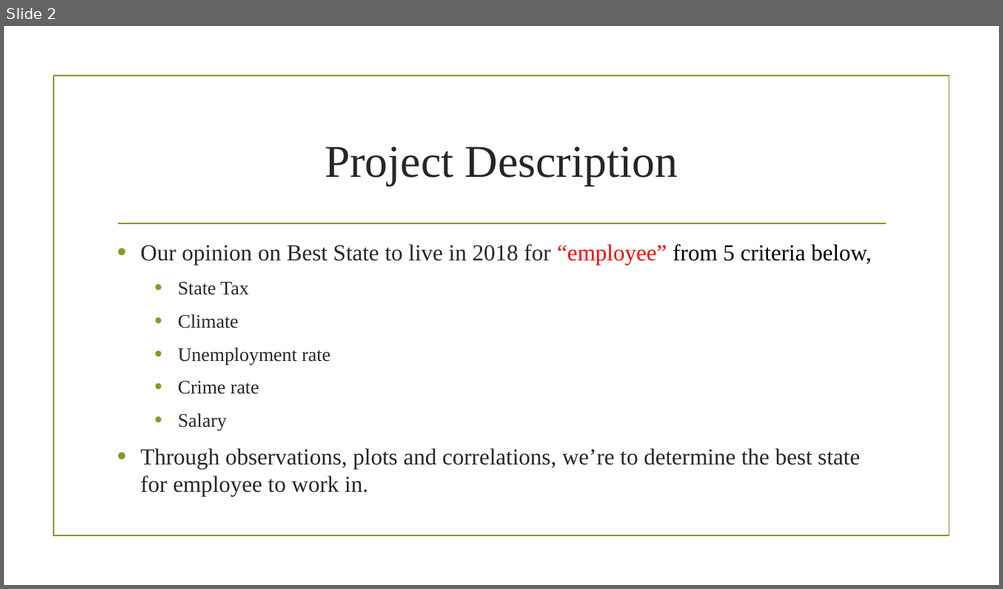
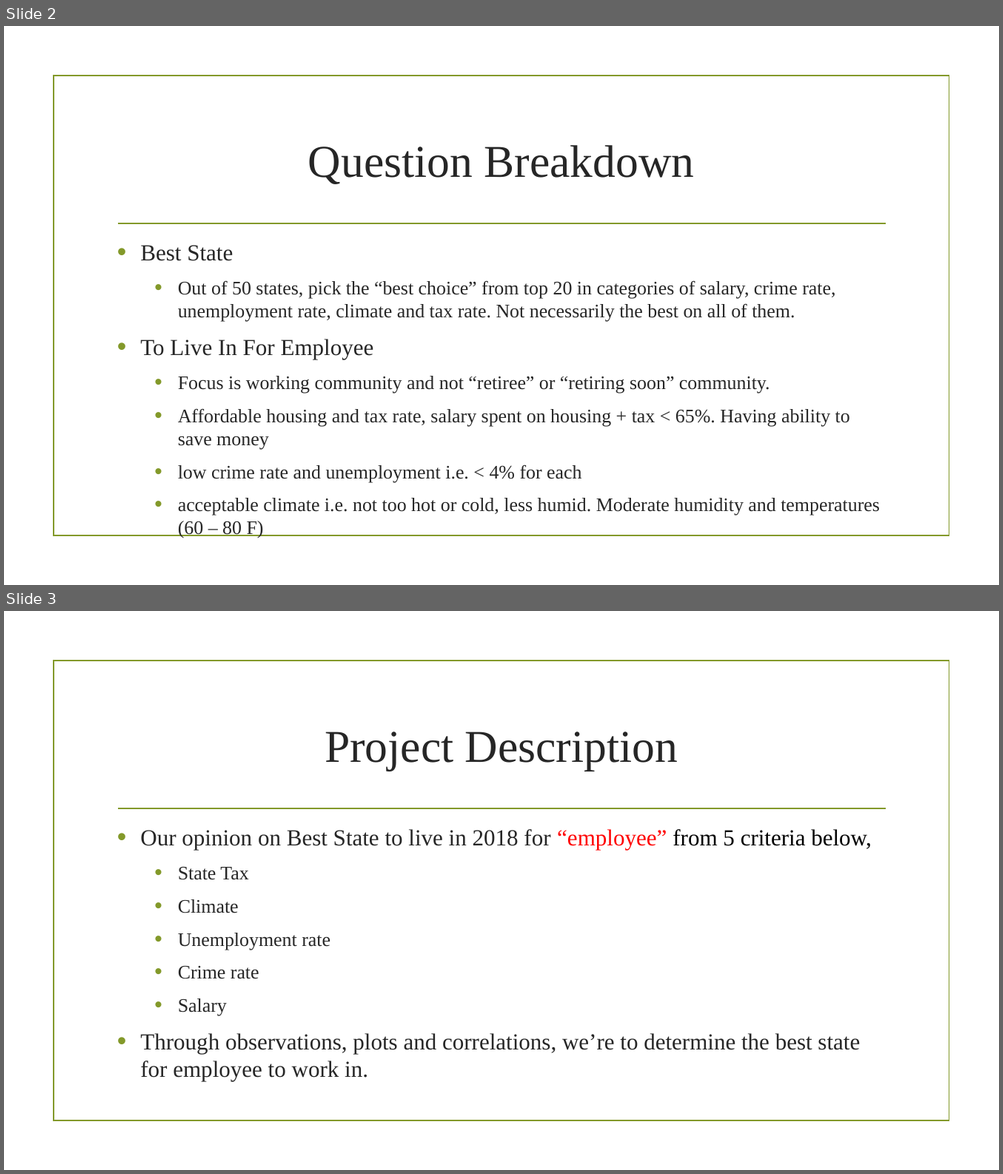
Before and after one commit to prakashbalasubramaniam/The_Incredible_Quad, a slide deck: Working_Presentation.pptx. Shown one above the other, each under a label of ours: slide 2 before the commit, slides 2 and 3 after it. The pictures are 1003x589 and 1003x1174 pixels, drawn with LibreOffice and Linux fonts; fonts in the diff are those of the drawing; background and template pictures are left out. Boxes give left, top, right and bottom in pixels: in the first picture for what was removed or moved away, otherwise in the second. Text is boxed around its words. In the diff, an @@ line names an element or a change of style, - is before the commit and + after.

Commit message:
Update Working_Presentation with Question breakdown and upload climate dataset

```diff
--- a/Working_Presentation.pptx
+++ b/Working_Presentation.pptx
@@ slide 2 added at (4, 26, 999, 585), background picture (left out); not listed: 2 template elements that a slide beside it also shows @@
@@ title added at (308, 145, 694, 184), 44 pt, text #262626 @@
+Question Breakdown
@@ text added at (140, 245, 879, 516), 18.5 pt, text #262626 @@
+• Best State
+  • Out of 50 states, pick the “best choice” from top 20 in categories of salary, crime rate, unemployment rate, climate and tax rate. Not necessarily the best on all of them.
+• To Live In For Employee
+  • Focus is working community and not “retiree” or “retiring soon” community.
+  • Affordable housing and tax rate, salary spent on housing + tax < 65%. Having ability to save money
+  • low crime rate and unemployment i.e. < 4% for each
+  • acceptable climate i.e. not too hot or cold, less humid. Moderate humidity and temperatures (60 – 80 F)
@@ what was slide 2 is now slide 3 @@
```
Also in this commit, not shown: 1 slide changed, 1 other slide added, 1 other file.
